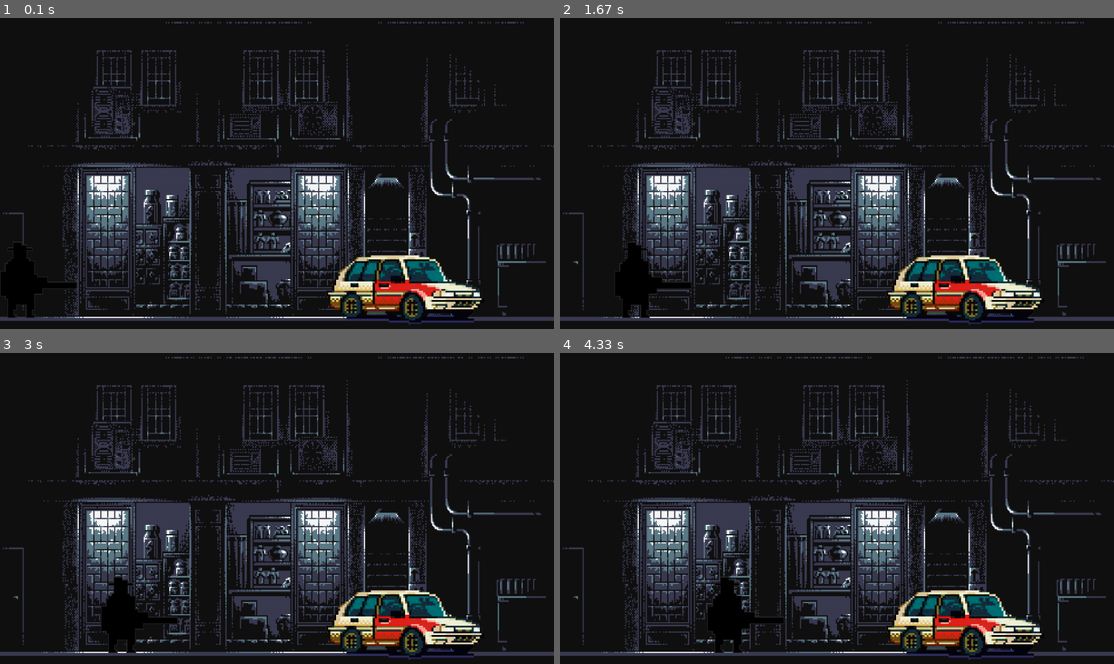
Above: before the commit, frames 1-4 (two rows, left to right).
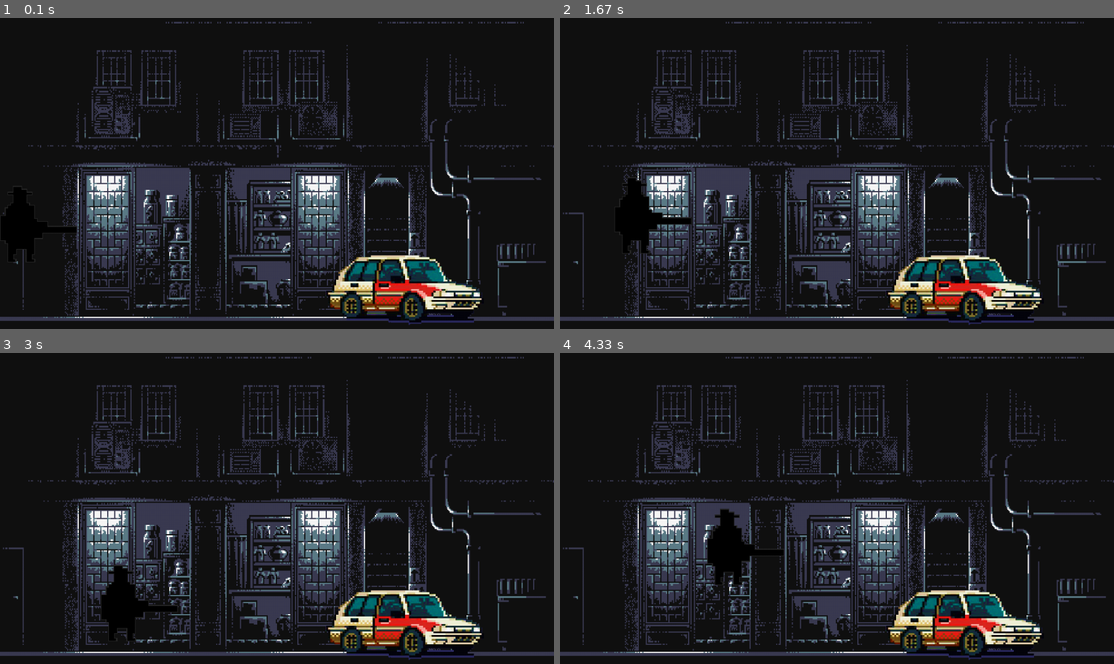
Above: after the commit, the same moments.

Repository: Fattson/Star-Wars-Trail
Game: pygame game, started from Viela.py
Two runs of this game, one before a commit and one after it. Both use one fixed random seed, a clock stepped at 60 frames per second and the inputs below.
Inputs:
- Up to frame 1 (0.1 s): no input
- Up to frame 2 (1.67 s): no input
- Up to frame 3 (3 s): no input
- Up to frame 4 (4.33 s): no input

The runs differ from the first frame. In frame 1, 0.2% of the frame differs, in the area x 1-14%, y 62-97%; in frame 2, 1.2%; in frame 3, 0.4%; in frame 4, 1.3%, in the area x 26-40%, y 50-97%.

Commit message:
Arrumar os bangue

Diff:
--- a/Viela.py
+++ b/Viela.py
@@ -17,12 +17,18 @@
 
 # Movimentos
 personagem_position = [-50,372]
-personagem_velocity = [1,0]
+
 # Variáveis
 i = 0
 flag = True
 # Time
 clock = pygame.time.Clock()
+
+numet = 0
+velocity = 0
+velocity_change = 0
+
+personagem_velocity = [1,velocity]
 
 # Loop principal
 while True:
@@ -34,6 +40,18 @@
 		if personagem_position[0] == 620:
 			pygame.time.wait(500)
 			flag = False
+
+	velocity = 10
+	velocity_change = 9*(numet**2)
+
+	if personagem_position[1] <= 372:
+		personagem_position[1] = personagem_position[1] - velocity + velocity_change
+		print(personagem_position[1])
+
+	if personagem_position[1] > 372:
+		numet = 0
+		personagem_position[1] = 372
+
 	screen.blit(background, (0,0))
 	if personagem_position[0] > 620:
 		pygame.time.wait(500)
@@ -41,4 +59,7 @@
 		screen.blit(comp, personagem_position)
 	screen.blit(carro,(500, 400))
 
+	if velocity == 10:
+		numet += 0.04
+
 	pygame.display.update()
--- /dev/null
+++ b/Viela11.py
@@ -0,0 +1,141 @@
+import pygame
+from pygame.locals import *
+
+# Iniciar e definir tela
+pygame.init()
+screen = pygame.display.set_mode((956,560), 0, 32)
+
+# Carregar imagens e dimensioná-las
+	# Background
+background = pygame.image.load("viela.png")
+background = pygame.transform.scale(background, (956,560))
+	# Carro
+carro = pygame.image.load("carcomplex2.png")
+carro = pygame.transform.scale(carro, (400,150))
+	# Personagens
+comp = pygame.image.load("comp_dark.png")
+comp = pygame.transform.scale(comp, (180,180))
+
+comp_head = pygame.image.load("comp_dark_head.png")
+comp_head = pygame.transform.scale(comp_head, (180,180))
+
+# Movimentos e posições
+personagem_position = [-50,372]
+carro_position = [500,400]
+personagem_velocity = [3,0]
+
+# Time
+clock = pygame.time.Clock()
+
+# Fazer texto de " Roubar o carro"
+fonte = pygame.font.Font(None, 30)
+espaco = fonte.render("Pressione espaço para roubar o carro!", 1, (255,255,255))
+
+# Algumas variáveis
+numet = 0
+speedy_car = 0
+espera = 0
+i = 0
+flag = True
+Loop1 = True
+
+
+
+
+while Loop1:
+		for event in pygame.event.get(): # Se clicar
+			if event.type == QUIT:
+				exit()
+
+		# Se apertar a tecla espaço "rouba o carro"
+		if pygame.key.get_pressed()[K_SPACE]:
+			Loop1 = False
+
+		# Fazer a frase ficar piscando
+		if i%2:
+			screen.blit(espaco, (0,0))
+			pygame.time.wait(250)
+			i += 1
+			pygame.display.update()
+			for event in pygame.event.get(): # Se clicar
+				if event.type == QUIT:
+					exit()
+
+		else:
+			screen.blit(background,(0,0))
+			screen.blit(carro,carro_position)
+			pygame.time.wait(250)
+			i += 1
+			pygame.display.update()
+			for event in pygame.event.get(): # Se clicar
+				if event.type == QUIT:
+					exit()
+
+
+
+# Loop 2
+while True:
+	for event in pygame.event.get(): # Fechar a tela
+			if event.type == QUIT:
+				exit()
+
+	# Enquanto o personagem não chega no carro ele caminha
+	if personagem_position[0] <= 620 and flag:
+		personagem_position[0] += personagem_velocity[0]
+		if personagem_position[0] == 620:
+			pygame.time.wait(500)
+			flag = False
+
+	# Alterar posição vertical do personagem
+	if personagem_position[1] == 372:
+		speedy = -1
+	if personagem_position[1] == 360:
+		speedy = 1
+
+	personagem_position[1] += speedy
+
+	# Blit no Background
+	screen.blit(background, (0,0))
+
+	# Se o personagem chega no carro, roda o Loop secundário
+	if personagem_position[0] > 620:
+		pygame.time.wait(500)
+
+		# Loop Secundário
+		while True:
+			for event in pygame.event.get(): # Fechar a tela
+				if event.type == QUIT:
+					exit()
+			# Personagem "entra" no carro
+			if not personagem_position[1] == 400:
+				personagem_position[1] += 1
+
+			# Blit do Background
+			screen.blit(background, (0,0))
+
+			# Se o carro nao anda, ele plota a descida da cabeça do personagem
+			if espera <= 40:
+				screen.blit(comp_head, personagem_position)
+
+			# Plota o carro
+			screen.blit(carro,carro_position)
+			# Se o personagem "está" no carro, o carro se movimenta
+			if espera >= 40:
+				if carro_position[1] == 400:
+					speedy_car -= 2
+				if carro_position[1] == 398:
+					speedy_car += 2
+
+				# Velocidade do carro
+				carro_position[1] += speedy_car
+				carro_position[0] += 2
+
+			pygame.display.update()
+			espera += 1
+
+	else:
+		screen.blit(comp, personagem_position)
+
+	screen.blit(carro,carro_position)
+
+	pygame.display.update()
--- a/historia.py
+++ b/historia.py
@@ -143,7 +143,7 @@
                 break
             if position['y'] <= -1650:
                 break
-
+        '''
         # Após o título:
         while True:
             for event in pygame.event.get(): # Se clicar
@@ -165,7 +165,7 @@
                 pygame.draw.rect(screen, (0, 0, 0), [2,2,956,560])
                 pygame.time.wait(250)
                 i += 1
-                pygame.display.update()
+                pygame.display.update()'''
 
 
         clock.tick(30)
Binary file added: comp_dark_head.png
